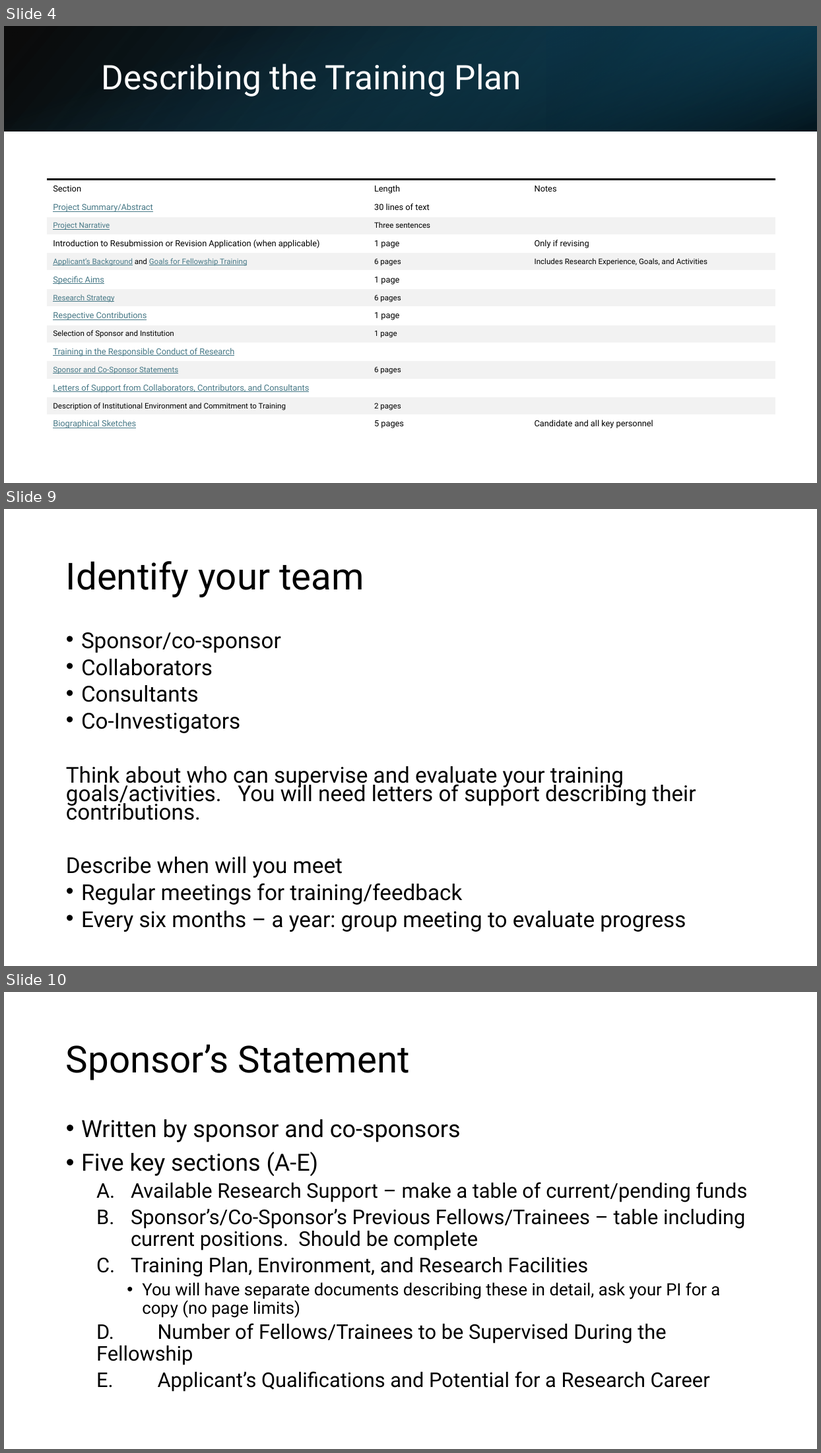
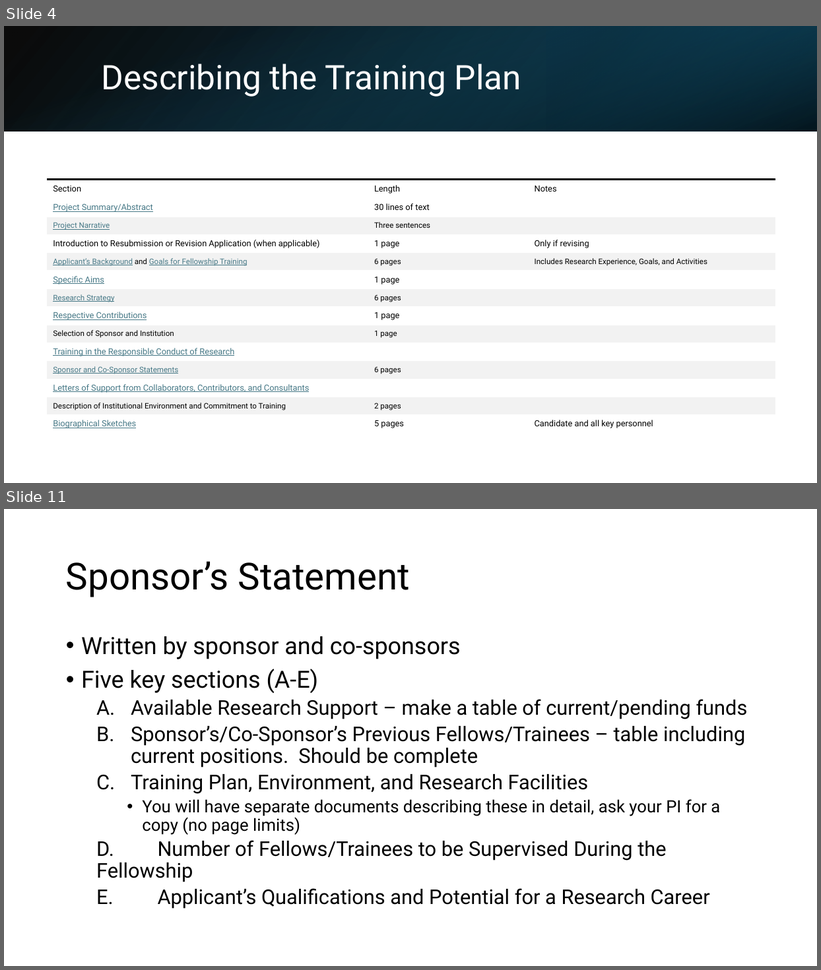
Before and after one commit to BridgesLab/FellowshipWorkshopDocuments, a slide deck: Documents/Slides/Training Goals.pptx. Shown one above the other, each under a label of ours: slides 4, 9 and 10 before the commit, slides 4 and 11 after it; the slides between them are not shown. The pictures are 821x1453 and 821x970 pixels, drawn with LibreOffice and Linux fonts; fonts in the diff are those of the drawing. Boxes give left, top, right and bottom in pixels: in the first picture for what was removed or moved away, otherwise in the second. Text is boxed around its words. In the diff, an @@ line names an element or a change of style, - is before the commit and + after.

```diff
--- a/Documents/Slides/Training Goals.pptx
+++ b/Documents/Slides/Training Goals.pptx
@@ slide 9 removed at [4,509,817,966], background #FFFFFF @@
@@ title removed at [66,561,364,597] @@
-Identify your team
@@ text removed at [66,632,696,932] @@
-• Sponsor/co-sponsor
-• Collaborators
-• Consultants
-• Co-Investigators
-Think about who can supervise and evaluate your training goals/activities. You will need letters of support describing their contributions.
-Describe when will you meet
-• Regular meetings for training/feedback
-• Every six months – a year: group meeting to evaluate progress
@@ what was slide 10 is now slide 11 @@
```
Also in this commit, not shown: 6 slides changed, 2 slides added, 2 other files.
